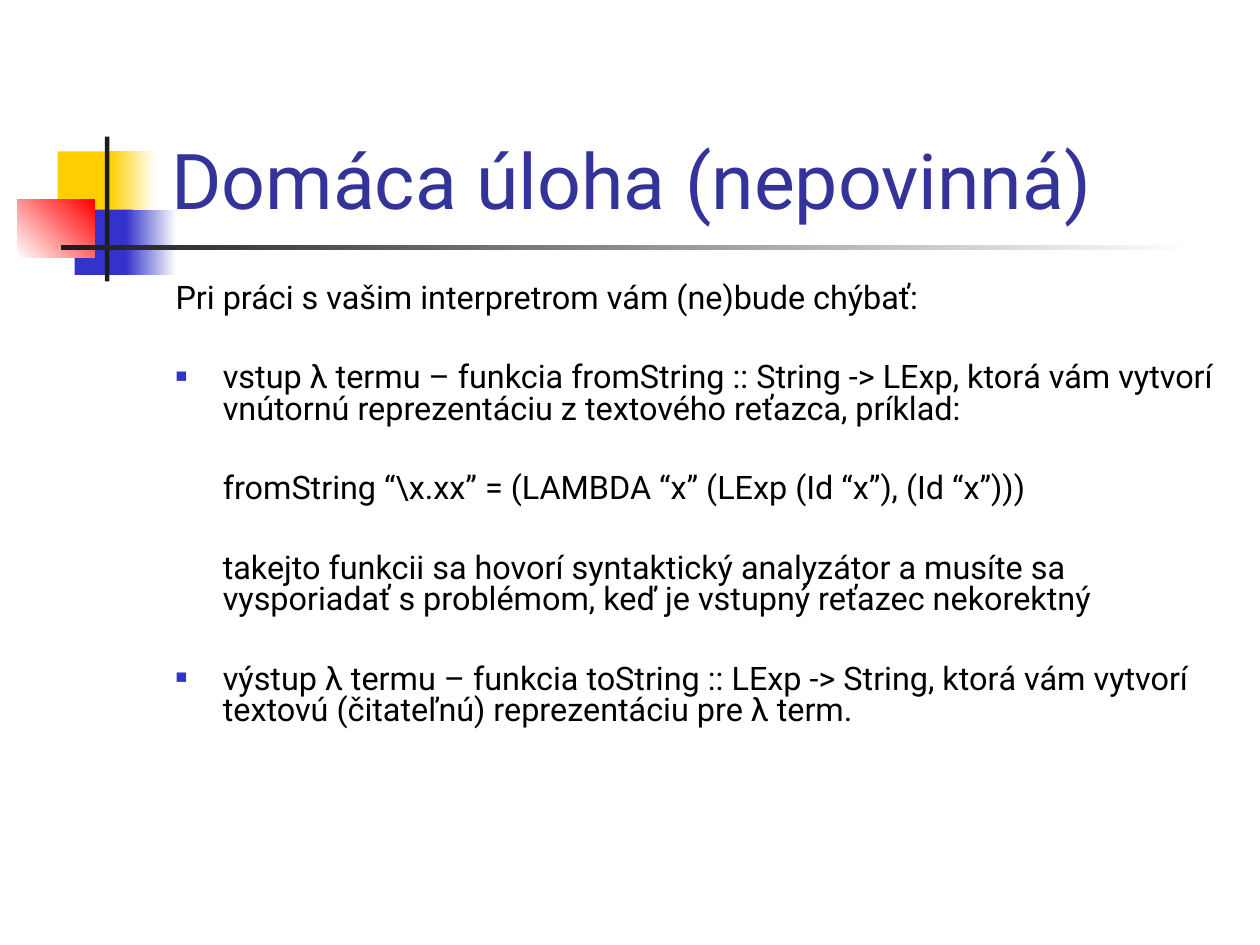
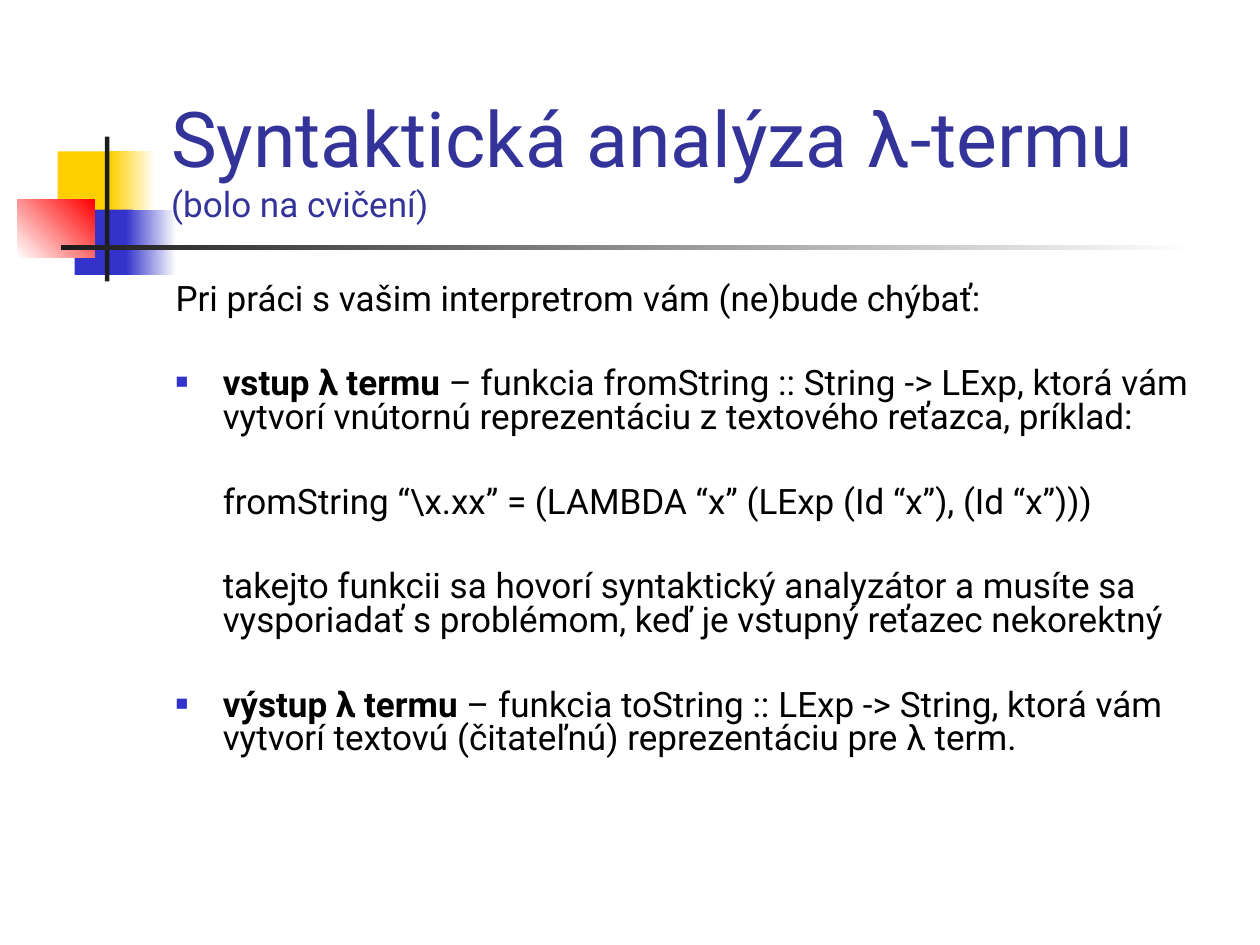
Before and after one commit to Funkcionalne/Prednasky, a slide deck: slide 2 of 06/06_fpro.ppt. Drawn at 1260x945 pixels with LibreOffice and Linux fonts; fonts in the diff are those of the drawing. Boxes give left, top, right and bottom in pixels: in the first picture for what was removed or moved away, otherwise in the second. Text is boxed around its words. In the diff, an @@ line names an element or a change of style, - is before the commit and + after.

```diff
--- a/06/06_fpro.ppt
+++ b/06/06_fpro.ppt
@@ title at (x1=171, y1=109, x2=1133, y2=225): text changed @@
-Domáca úloha (nepovinná)
+Syntaktická analýza λ-termu (bolo na cvičení)
@@ text "Pri práci s vašim interpretrom ..." at (x1=176, y1=282, x2=1187, y2=758): size 18.5 to 20 pt; bold on in "vstup λ termu", "výstup λ termu" @@
```
Also in this commit, not shown: 11 other slides changed, 1 slide added, 2 other files.
